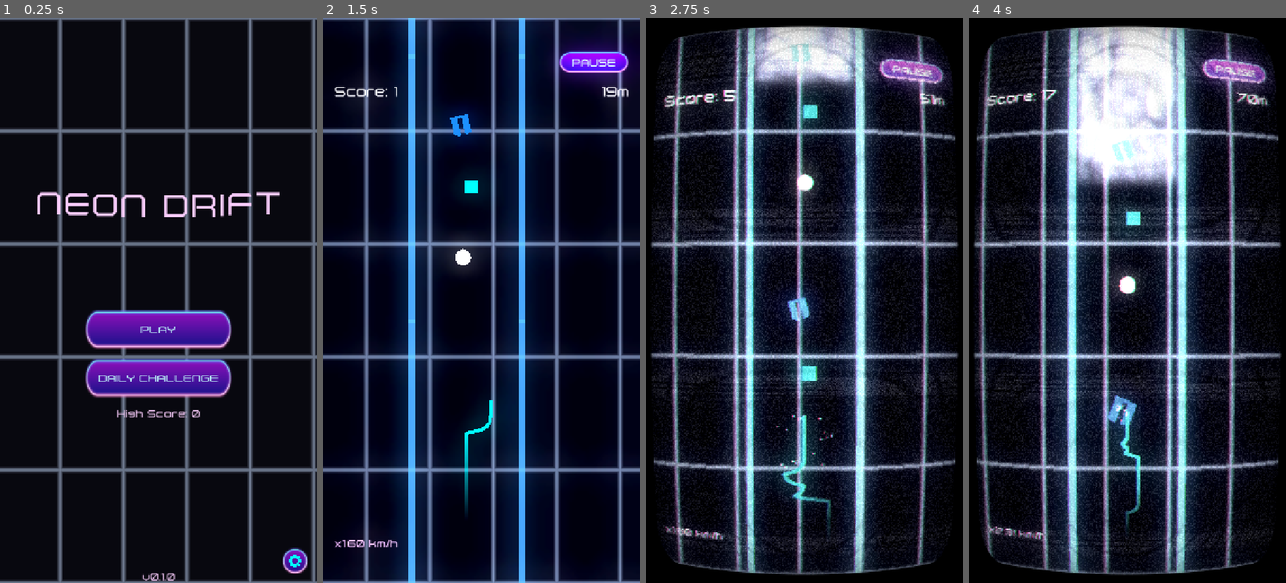
Above: before the commit, frames 1-4 (left to right).
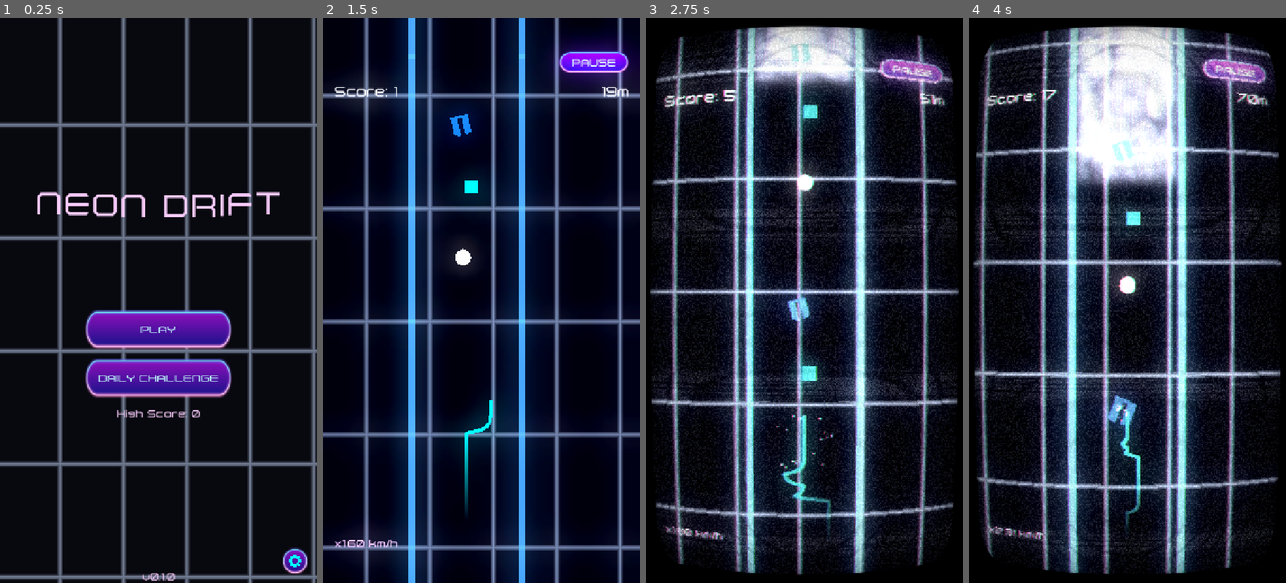
Above: after the commit, the same moments.

Repository: topher235/neon-drifter
Game: Godot game, scene res://scenes/main/main.tscn
Two runs of this game, one before a commit and one after it. Both use one fixed random seed, a clock stepped at 60 frames per second and the inputs below.
Inputs (mouse positions are in pixels of both pictures, inside the frame that each line leads up to):
- Up to frame 1 (0.25 s): no input
- Up to frame 2 (1.5 s): click "PLAY" at 0.5 s; tap Enter (ui_accept) at 1.25 s; move the mouse to (551, 272) at 1.27 s; press the mouse at (551, 272) at 1.28 s
- Up to frame 3 (2.75 s): tap Enter (ui_accept) at 1.52, 2.27 s; move the mouse to (741, 328) at 2.02 s; release the mouse at (741, 328) at 2.03 s; click (741, 328) at 2.1 s
- Up to frame 4 (4 s): move the mouse to (1159, 176) at 2.77 s; press the mouse at (1159, 176) at 2.78 s; move the mouse to (1111, 413) at 3.52 s; release the mouse at (1111, 413) at 3.53 s; click (1111, 413) at 3.6 s; tap Enter (ui_accept) at 3.77 s

The runs differ from the first frame. In frame 1, 8.2% of the frame differs, in the area x 0-100%, y 0-100%; in frame 2, 10%; in frame 3, 10%; in frame 4, 8.8%.

Commit message:
Update background grid scroll direction

Diff:
--- a/assets/shaders/background_grid.gdshader
+++ b/assets/shaders/background_grid.gdshader
@@ -10,9 +10,10 @@
 	// Calculate scrolling offset
 	float scroll_offset = TIME * scroll_speed * time_scale;
 
-	// Adjusted UV with scrolling
+	// Adjusted UV with diagonal scrolling (bottom right to top left)
 	vec2 uv = UV * vec2(1000.0, 1000.0);  // Scale up
-	uv.x += scroll_offset;
+	uv.x += scroll_offset;  // Move left
+	uv.y += scroll_offset;  // Move up
 
 	// Grid lines
 	vec2 grid = abs(fract(uv / grid_size - 0.5) - 0.5) / fwidth(uv / grid_size);
